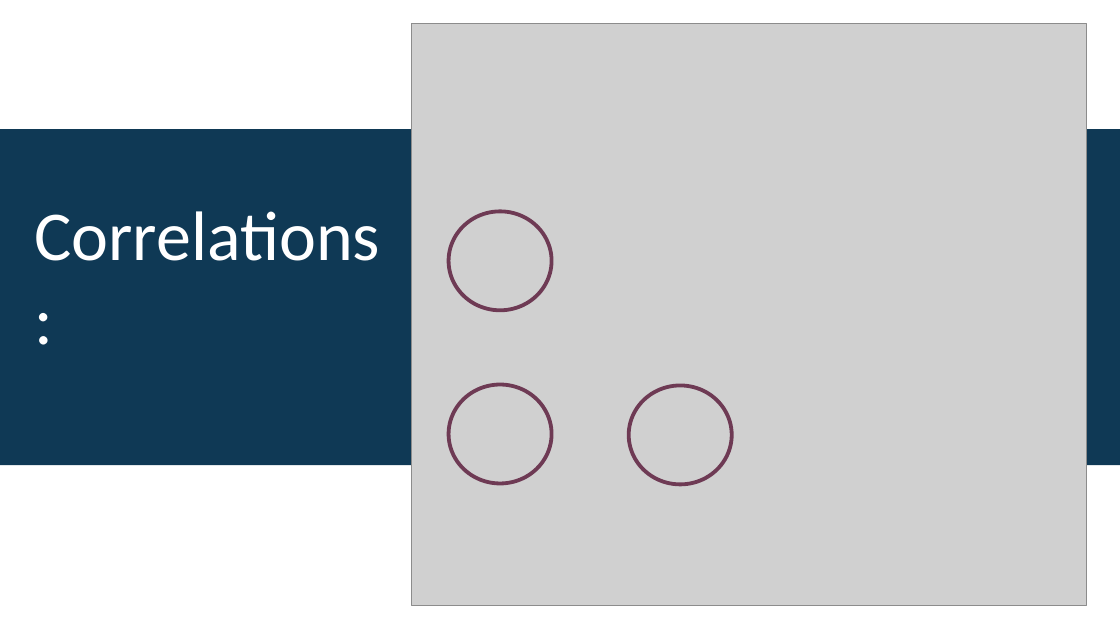
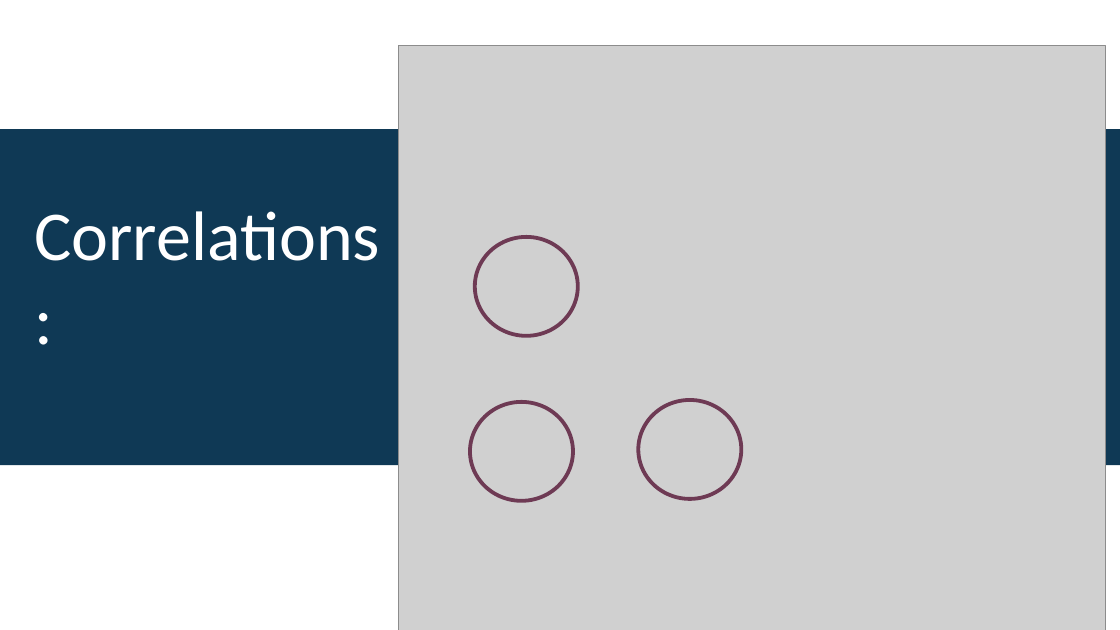
Before and after one commit to andiosika/NLP-to-identify-toxic-or-abusive-language-for-online-conversation-using-Keras-Deep-Learning-Models, a slide deck: slide 14 of NonToxic_Communication.pptx (slide 15 before the commit). Drawn at 1120x630 pixels with LibreOffice and Linux fonts; fonts in the diff are those of the drawing; grey boxes stand for pictures. Boxes give left, top, right and bottom in pixels: in the first picture for what was removed or moved away, otherwise in the second. Text is boxed around its words. In the diff, an @@ line names an element or a change of style, - is before the commit and + after.

```diff
--- a/NonToxic_Communication.pptx
+++ b/NonToxic_Communication.pptx
@@ picture resized from (x1=412, y1=24, x2=1086, y2=606) to (x1=398, y1=45, x2=1106, y2=630) @@
@@ ellipse moved from (x1=449, y1=212, x2=552, y2=311) to (x1=475, y1=237, x2=578, y2=336) @@
@@ ellipse moved from (x1=449, y1=385, x2=552, y2=484) to (x1=470, y1=402, x2=573, y2=501) @@
@@ ellipse moved from (x1=628, y1=386, x2=732, y2=485) to (x1=639, y1=400, x2=742, y2=499) @@
```
Also in this commit, not shown: 1 slide removed, 4 other files.
